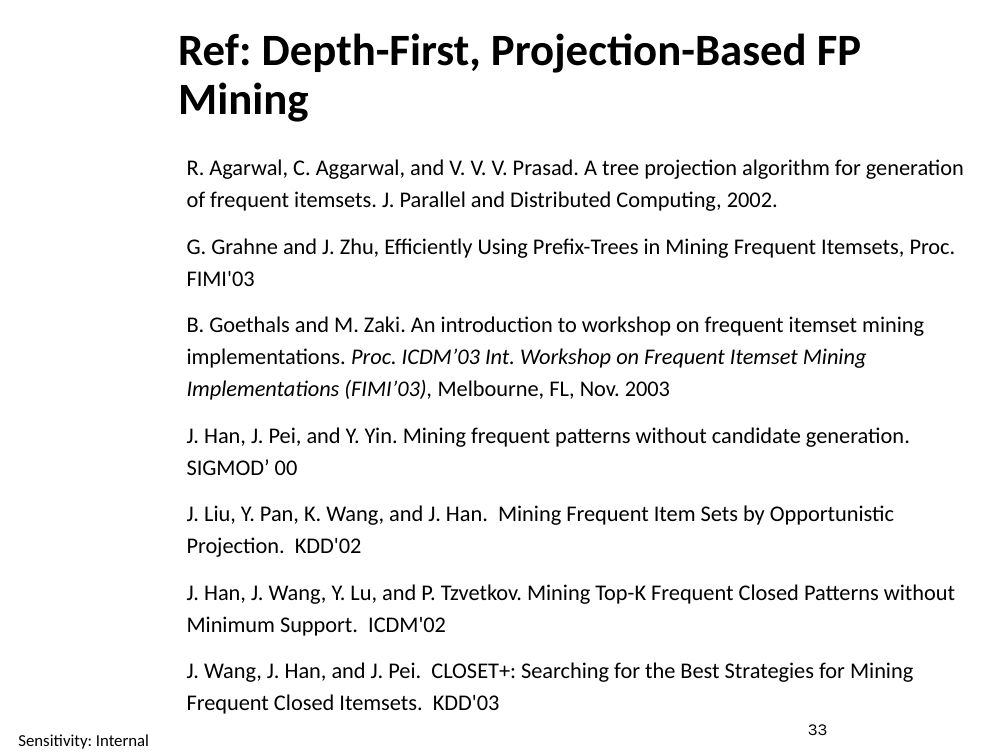
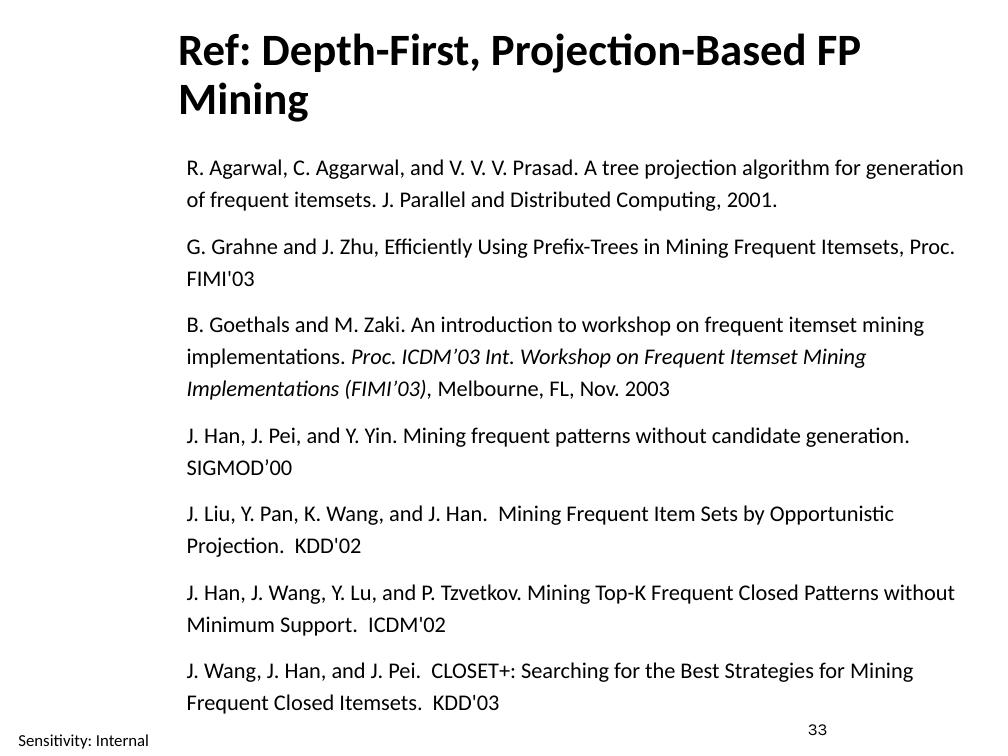
Before and after one commit to ctsallis/frontiers_in_ai_and_data_science, a slide deck: slide 33 of content/Lectures/Semester 1/Week 4/1 Lecture/1.4 Mining Frequent Patterns (Lecture).pptx. Drawn at 1008x756 pixels with LibreOffice and Linux fonts; fonts in the diff are those of the drawing; background and template pictures are left out. Boxes give left, top, right and bottom in pixels: in the first picture for what was removed or moved away, otherwise in the second. Text is boxed around its words. In the diff, an @@ line names an element or a change of style, - is before the commit and + after.

```diff
--- a/content/Lectures/Semester 1/Week 4/1 Lecture/1.4 Mining Frequent Patterns (Lecture).pptx
+++ b/content/Lectures/Semester 1/Week 4/1 Lecture/1.4 Mining Frequent Patterns (Lecture).pptx
@@ text at box(187, 159, 964, 211): text changed @@
-R. Agarwal, C. Aggarwal, and V. V. V. Prasad. A tree projection algorithm for generation of frequent itemsets. J. Parallel and Distributed Computing, 2002.
+R. Agarwal, C. Aggarwal, and V. V. V. Prasad. A tree projection algorithm for generation of frequent itemsets. J. Parallel and Distributed Computing, 2001.
@@ text at box(187, 427, 911, 475): spaces changed @@
-J. Han, J. Pei, and Y. Yin. Mining frequent patterns without candidate generation. SIGMOD’ 00
+J. Han, J. Pei, and Y. Yin. Mining frequent patterns without candidate generation. SIGMOD’00
```
Also in this commit, not shown: 7 other slides changed, 1 slide added, 1 slide removed, 4 other files.
